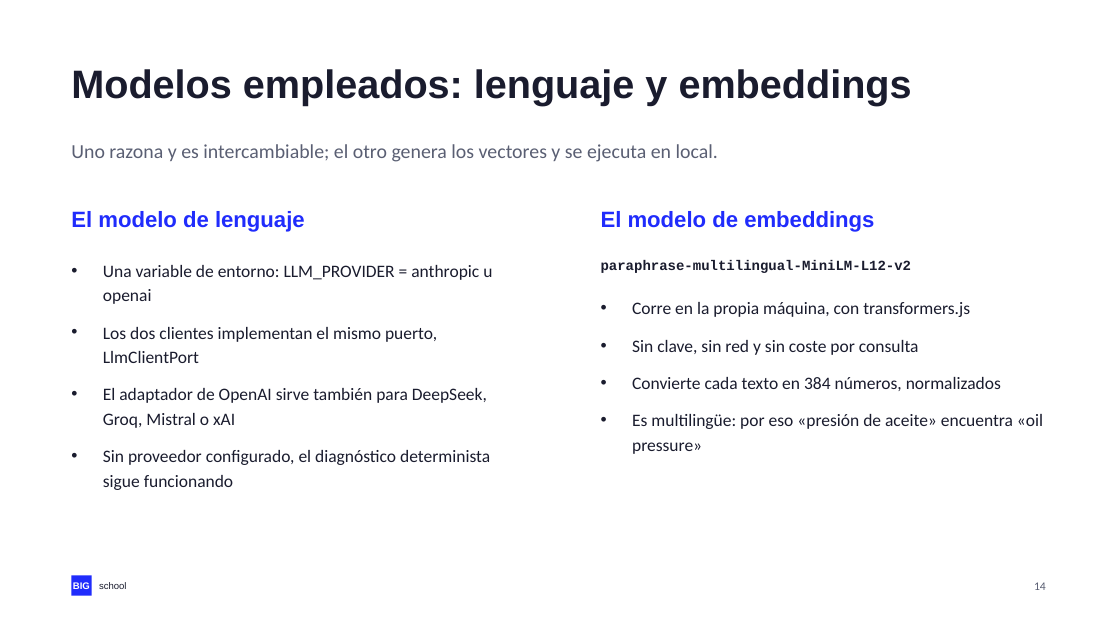
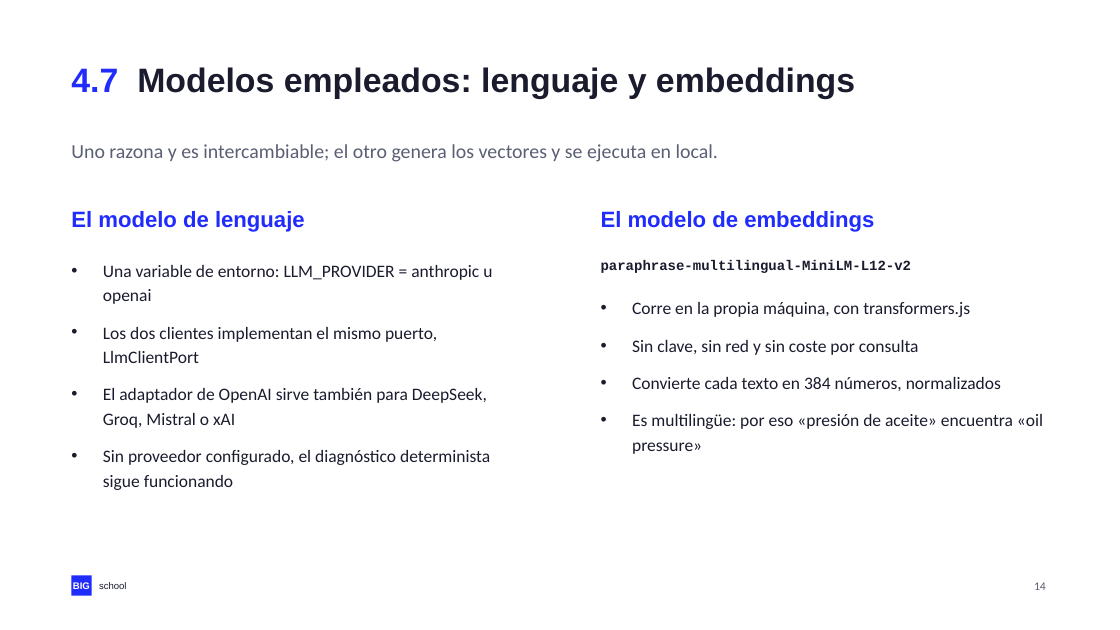
Before and after one commit to NovilloQuinta/intelligent-automotive-diagnostics, a slide deck: slide 14 of docs/presentacion/tfm-intelligent-automotive-diagnostics.pptx. Drawn at 1120x630 pixels with LibreOffice and Linux fonts; fonts in the diff are those of the drawing. Boxes give left, top, right and bottom in pixels: in the first picture for what was removed or moved away, otherwise in the second. Text is boxed around its words. In the diff, an @@ line names an element or a change of style, - is before the commit and + after.

```diff
--- a/docs/presentacion/tfm-intelligent-automotive-diagnostics.pptx
+++ b/docs/presentacion/tfm-intelligent-automotive-diagnostics.pptx
@@ text at box(71, 67, 855, 99): text changed; size 34 to 29 pt @@
-Modelos empleados: lenguaje y embeddings
+4.7 Modelos empleados: lenguaje y embeddings
```
Also in this commit, not shown: 17 other slides changed, 3 other files.
